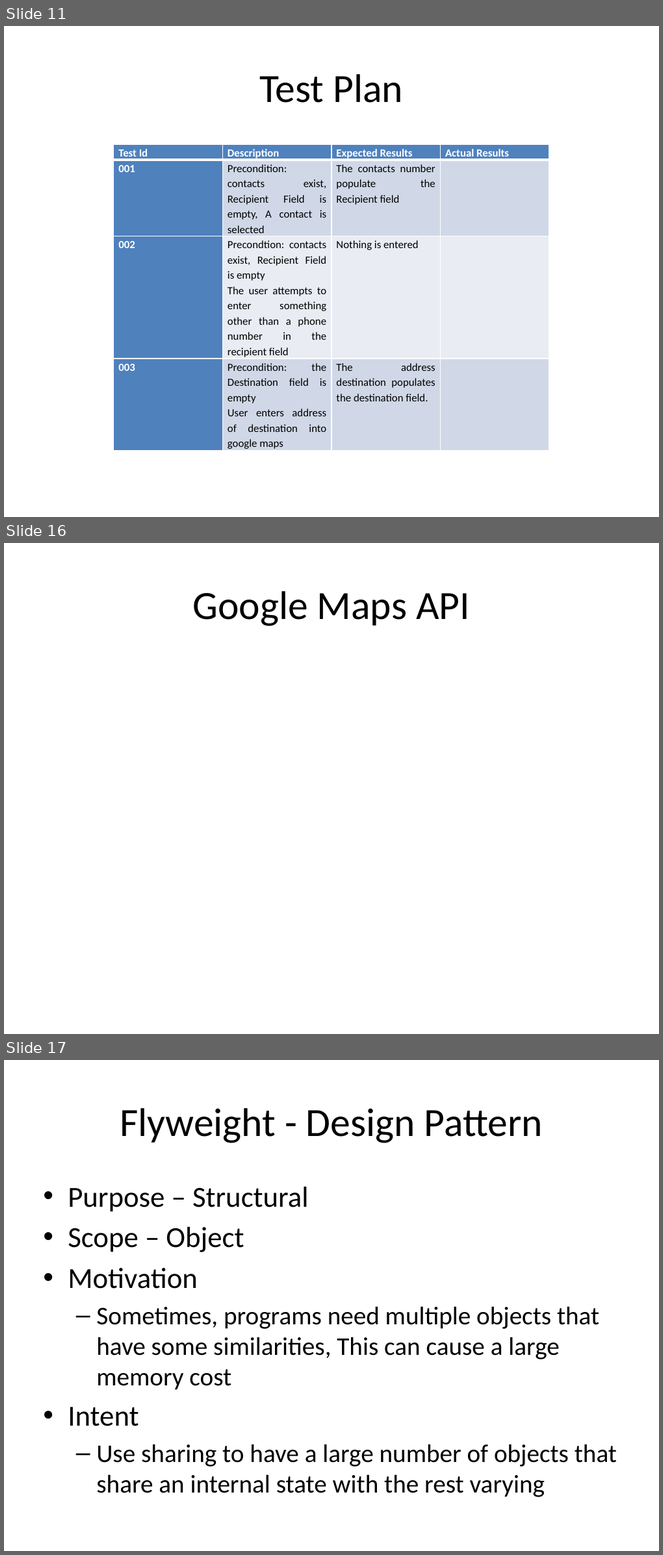
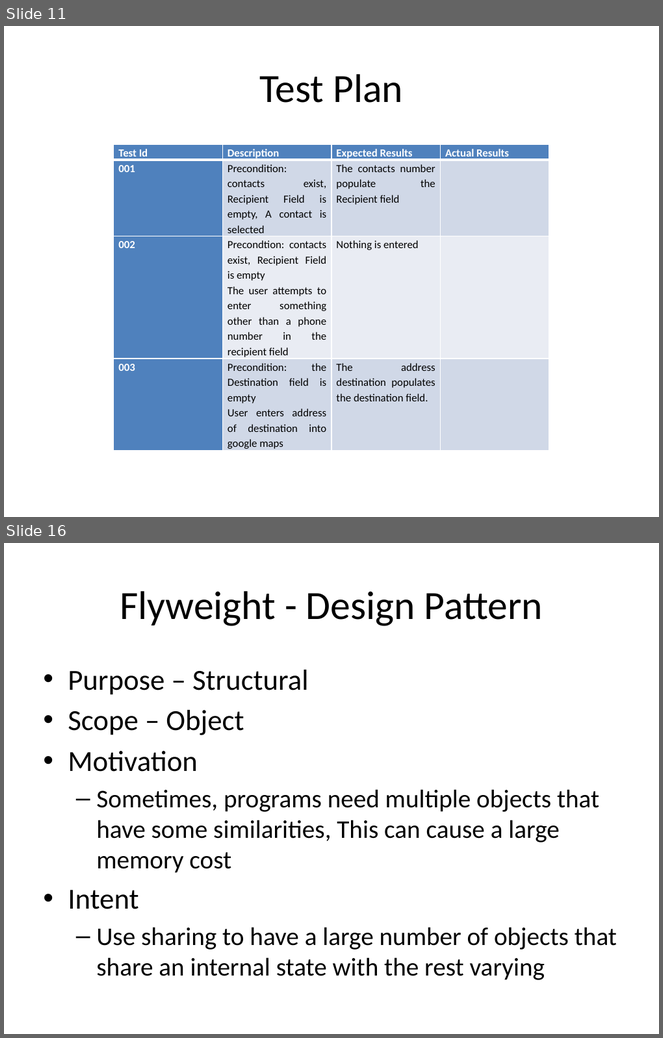
Before and after one commit to jmh9072/zolotnik, a slide deck: docs/Design review presentation.pptx. Shown one above the other, each under a label of ours: slides 11, 16 and 17 before the commit, slides 11 and 16 after it; the slides between them are not shown. The pictures are 663x1555 and 663x1038 pixels, drawn with LibreOffice and Linux fonts; fonts in the diff are those of the drawing. Boxes give left, top, right and bottom in pixels: in the first picture for what was removed or moved away, otherwise in the second. Text is boxed around its words. In the diff, an @@ line names an element or a change of style, - is before the commit and + after.

```diff
--- a/docs/Design review presentation.pptx
+++ b/docs/Design review presentation.pptx
@@ slide 16 removed at <box>4,543,659,1034</box>, background #FFFFFF @@
@@ title removed at <box>192,591,470,626</box> @@
-Google Maps API
@@ what was slide 17 is now slide 16 @@
```
Also in this commit, not shown: 3 slides changed, 2 slides added, 2 other slides removed.
